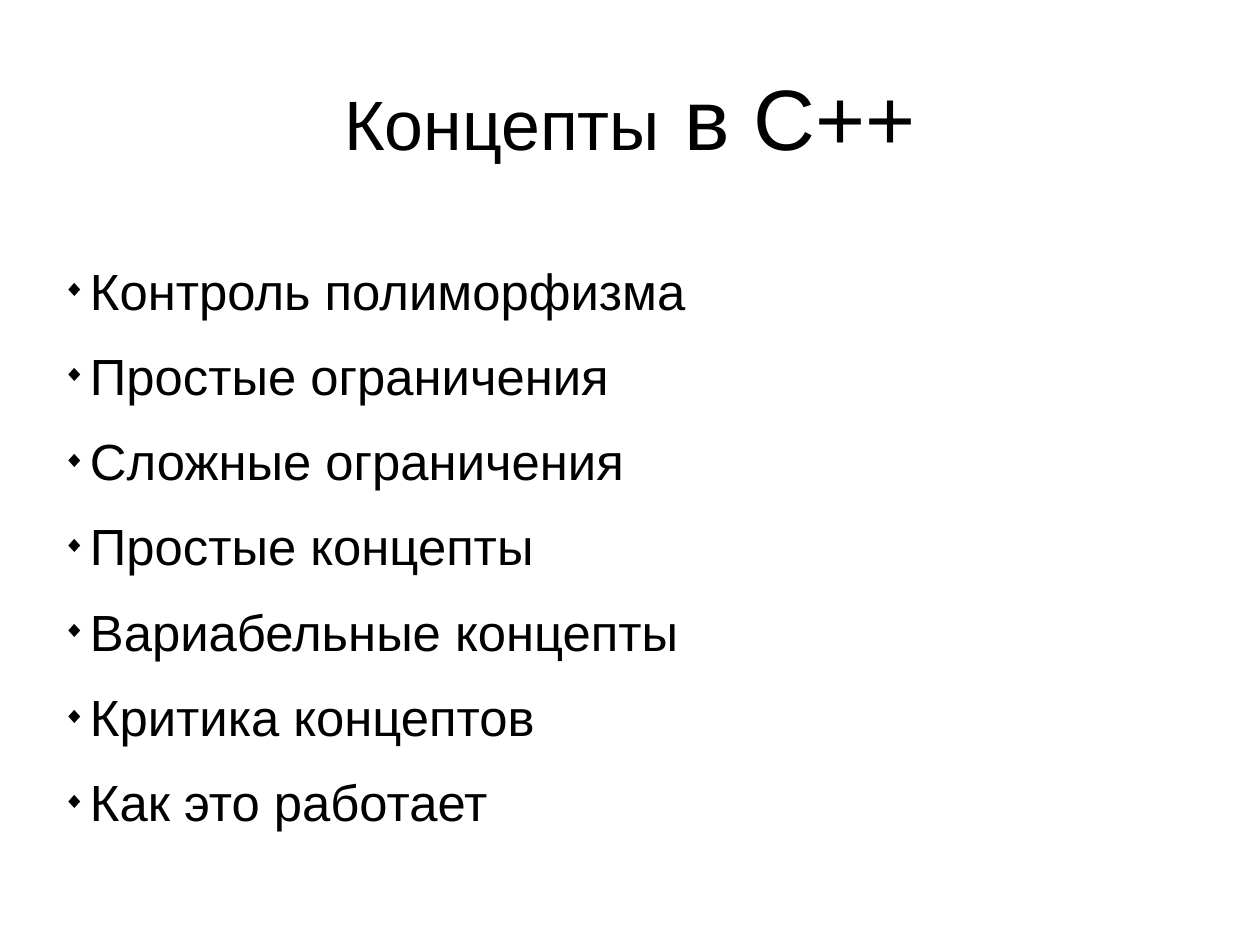
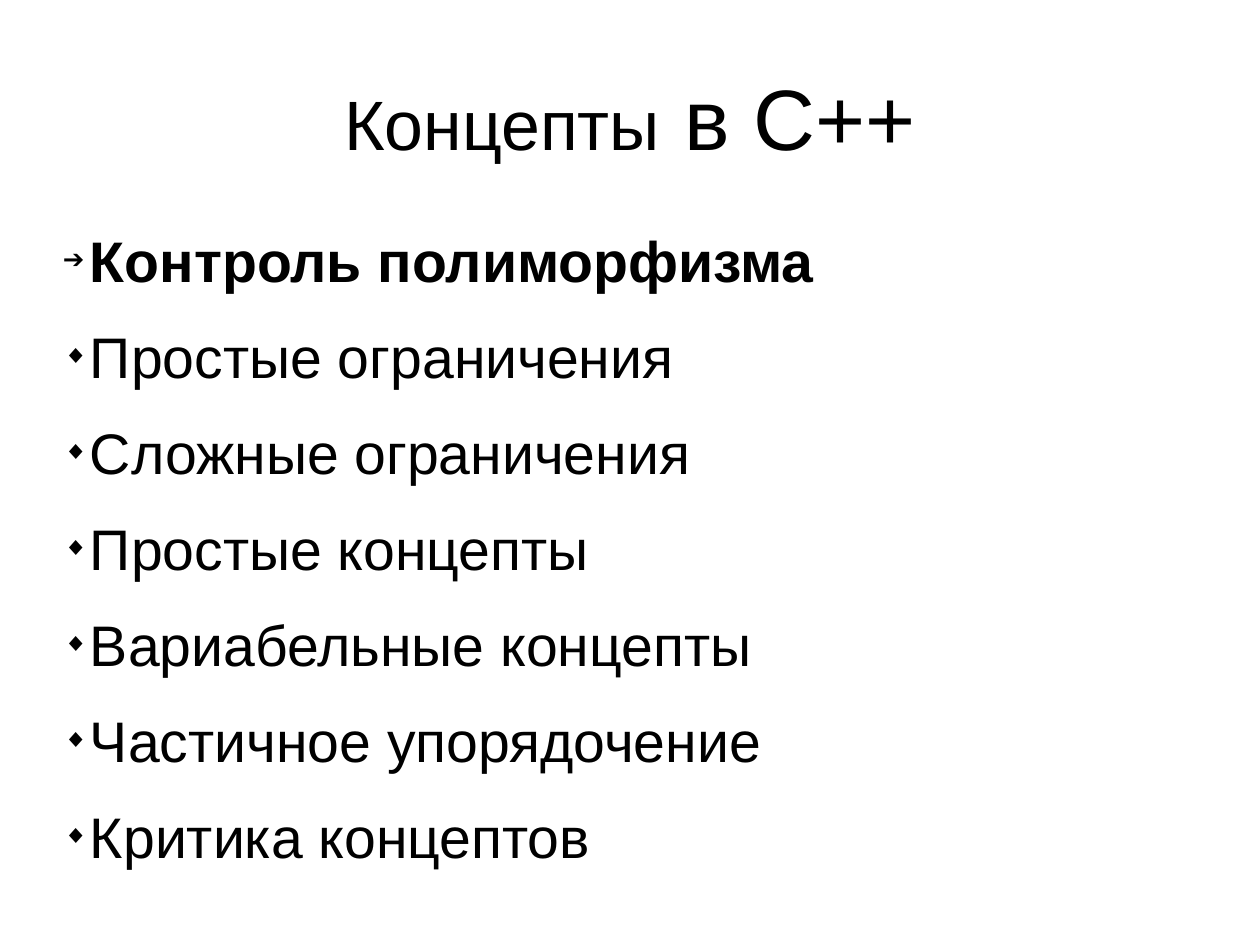
Before and after one commit to MIPT-ILab/cpp-lects-rus, a slide deck: slide 1 of cpp_code/concepts-talk/concepts.odp. Drawn at 1260x945 pixels with LibreOffice and Linux fonts; fonts in the diff are those of the drawing. Boxes give left, top, right and bottom in pixels: in the first picture for what was removed or moved away, otherwise in the second. Text is boxed around its words. In the diff, an @@ line names an element or a change of style, - is before the commit and + after.

```diff
--- a/cpp_code/concepts-talk/concepts.odp
+++ b/cpp_code/concepts-talk/concepts.odp
@@ subtitle at (90, 240, 814, 868): size 32 to 36 pt in "Контроль полиморфизма", "Простые ограничения", "Сложные ограничения", "Простые концепты" and 2 more places; bold on in "Контроль полиморфизма"; bullet ◆ to ➔ @@
@@ subtitle at (90, 722, 761, 772): paragraph added @@
+◆ Частичное упорядочение
@@ subtitle at (90, 783, 488, 832): paragraph removed @@
-◆ Как это работает
```
Also in this commit, not shown: 29 other slides changed, 16 slides added, 2 slides removed, 2 other files.
